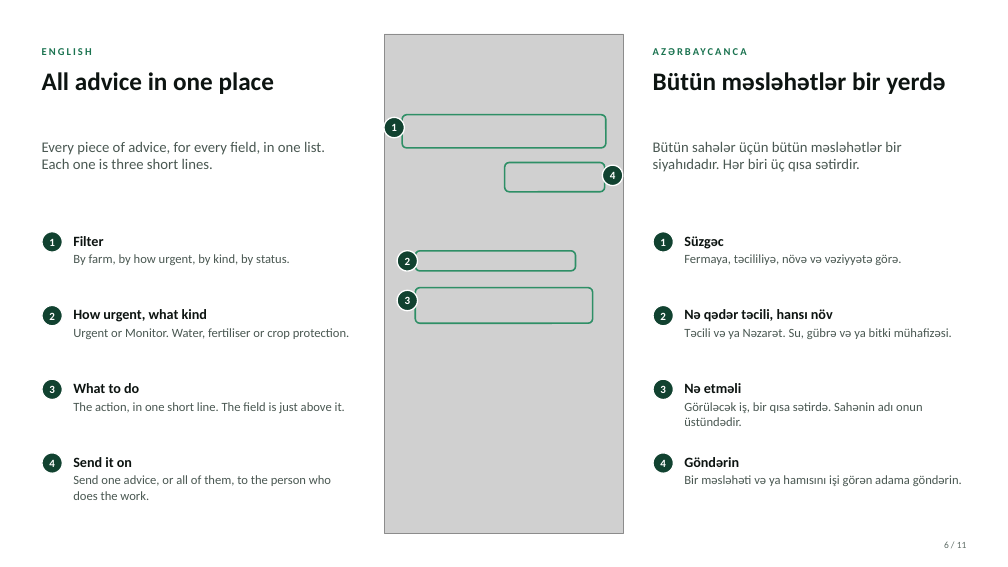
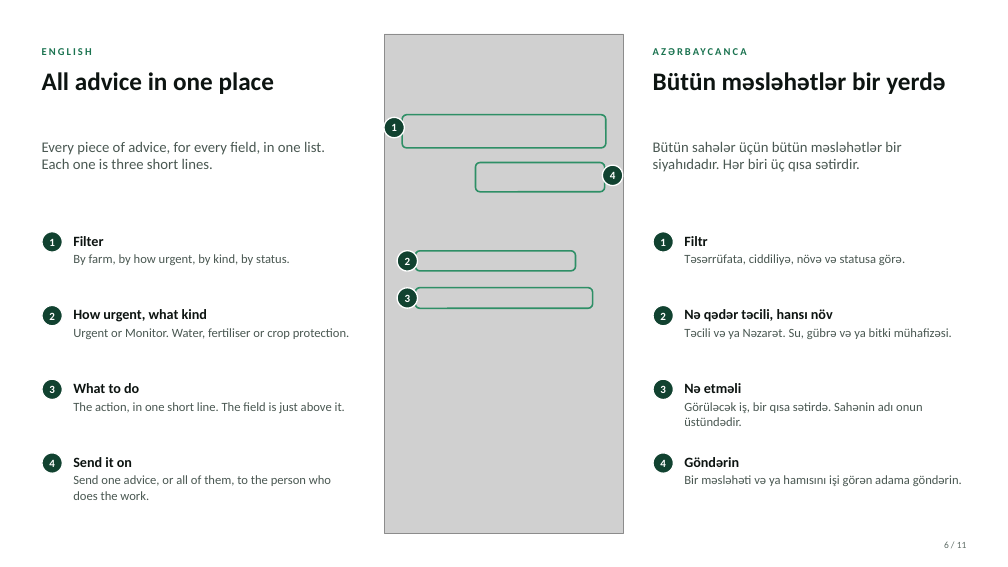
Before and after one commit to romainbigare/white-label-mockup, a slide deck: slide 6 of docs/Wafra_Farm_Health_and_Advice_v1.7.1.pptx. Drawn at 1008x567 pixels with LibreOffice and Linux fonts; fonts in the diff are those of the drawing; grey boxes stand for pictures. Boxes give left, top, right and bottom in pixels: in the first picture for what was removed or moved away, otherwise in the second. Text is boxed around its words. In the diff, an @@ line names an element or a change of style, - is before the commit and + after.

```diff
--- a/docs/Wafra_Farm_Health_and_Advice_v1.7.1.pptx
+++ b/docs/Wafra_Farm_Health_and_Advice_v1.7.1.pptx
@@ rounded rectangle: place and size @@
-rounded rectangle at (505, 163, 605, 192)
+rounded rectangle at (476, 163, 605, 192)
@@ text at (684, 236, 905, 265): text changed @@
-Süzgəc
-Fermaya, təcililiyə, növə və vəziyyətə görə.
+Filtr
+Təsərrüfata, ciddiliyə, növə və statusa görə.
@@ rounded rectangle: place and size @@
-rounded rectangle at (415, 288, 593, 324)
+rounded rectangle at (415, 288, 593, 309)
@@ rounded rectangle at (415, 288, 593, 309): proportions changed @@
```
Also in this commit, not shown: 7 other slides changed, 15 other files.
